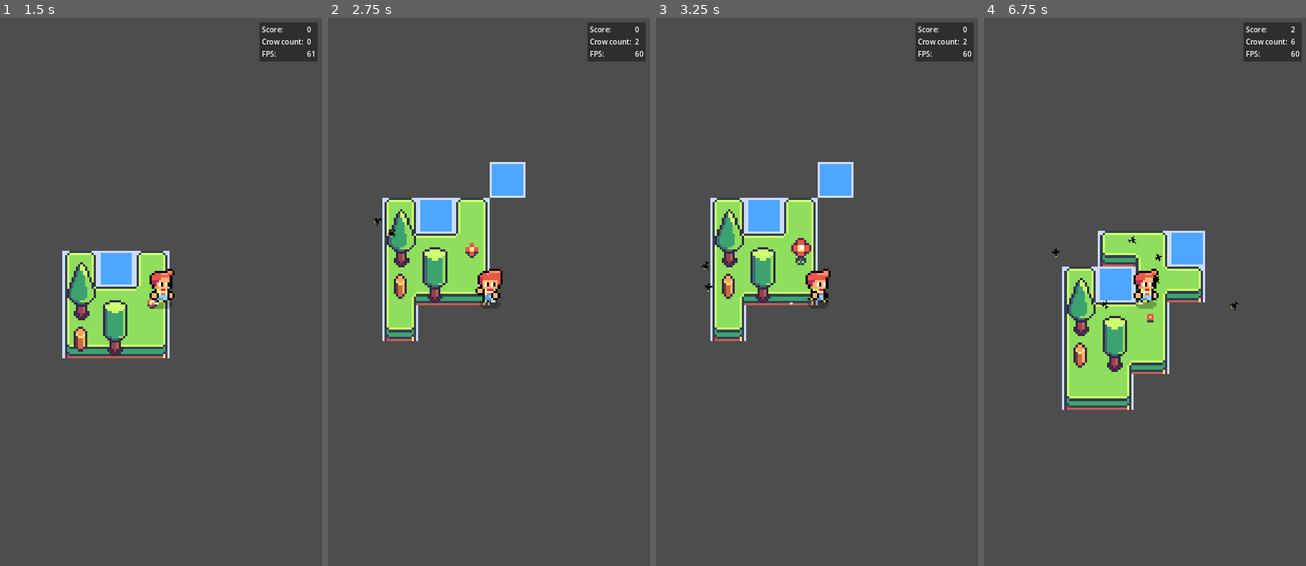
Above: before the commit, frames 1-4 (left to right).
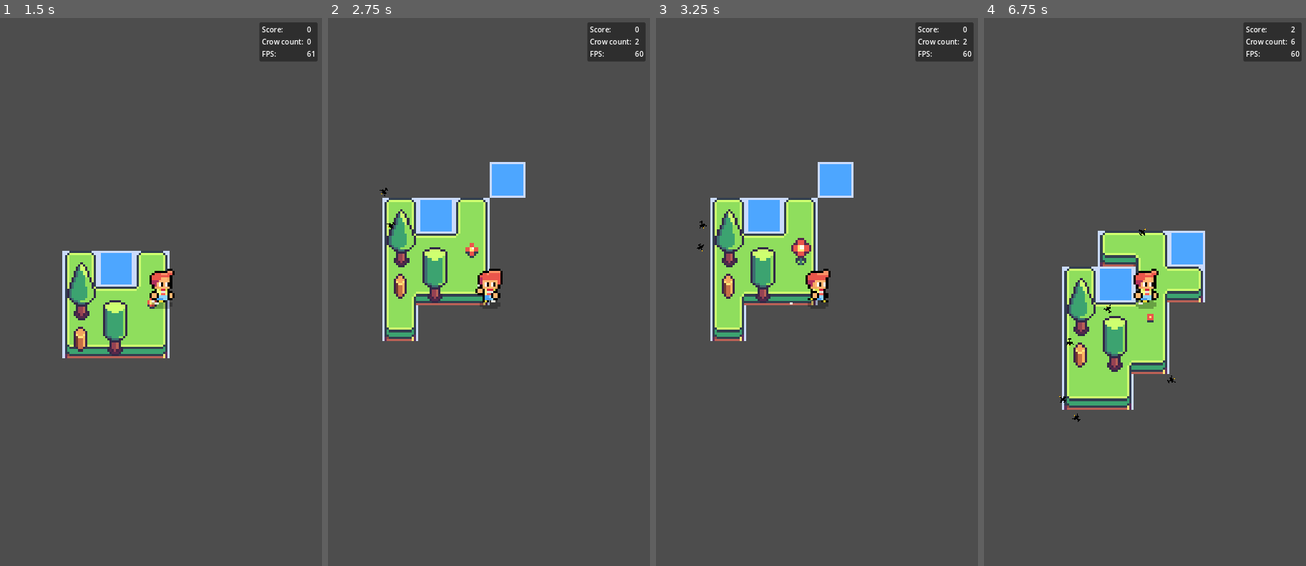
Above: after the commit, the same moments.

Repository: ParagonIX/Project-Scarecrow-2D
Game: Godot game, scene res://scenes/main.tscn
Same seed, same stepped clock (60 frames per second), same inputs: the game is played once before the commit and once after it.
Inputs:
- Up to frame 1 (1.5 s): click "Play" at 0.5 s; hold D (move_right) from 1.28 s (still down)
- Up to frame 2 (2.75 s): tap Space (warp_jump) at 1.52, 2.27 s; release D (move_right) at 2.03 s; hold S (move_down) from 2.03 s (still down)
- Up to frame 3 (3.25 s): release S (move_down) at 2.78 s; hold D (move_right) from 2.78 s (still down)
- Up to frame 4 (6.75 s): release D (move_right) at 3.53 s; hold W (move_up) 3.53-4.28 s; tap Space (warp_jump) at 3.77, 4.52, 5.27 s; hold A (move_left) 4.28-5.78 s; hold S (move_down) 5.78-6.53 s; hold D (move_right) from 6.53 s (still down)

Frame 1 is identical in both runs. In frame 2, less than 0.1% of the frame differs, in the area x 14-22%, y 30-40%; in frame 3, less than 0.1%; in frame 4, 0.2%, in the area x 21-79%, y 38-74%.

Commit message:
test start of transition into compute shaders

Diff:
--- a/project.godot
+++ b/project.godot
@@ -19,6 +19,7 @@
 window/size/viewport_width=720
 window/size/viewport_height=1280
 window/stretch/mode="canvas_items"
+window/stretch/aspect="expand"
 
 [input]
 
--- /dev/null
+++ b/scenes/compute_sgader_test_script.gd
@@ -0,0 +1,57 @@
+extends Node2D
+
+func _ready():
+	# Create a local rendering device.
+	var rd := RenderingServer.create_local_rendering_device()
+
+	# Load GLSL shader
+	var shader_file := load("res://shaders/test_shader.glsl")
+	var shader_spirv: RDShaderSPIRV = shader_file.get_spirv()
+	# init shader program "shader"
+	var shader := rd.shader_create_from_spirv(shader_spirv)
+
+	# Prepare our data. We use floats in the shader, so we need 32 bit.
+	var input := PackedFloat32Array([1, 2, 3, 4, 5, 6, 7, 8, 9, 10])
+	var input_bytes := input.to_byte_array()
+
+	var input1 := PackedFloat32Array([1, 2, 3, 4, 5, 6, 7, 8, 9, 10])
+	var input_bytes1 := input.to_byte_array()
+
+	# Create a storage buffer that can hold our float values.
+	# Each float has 4 bytes (32 bit) so 10 x 4 = 40 bytes
+	var buffer := rd.storage_buffer_create(input_bytes.size(), input_bytes)
+	var buffer1 := rd.storage_buffer_create(input_bytes1.size(), input_bytes1)
+
+	# Create a uniform to assign the buffer to the rendering device
+	var uniform := RDUniform.new()
+	uniform.uniform_type = RenderingDevice.UNIFORM_TYPE_STORAGE_BUFFER
+	uniform.binding = 0 # this needs to match the "binding" in our shader file
+	uniform.add_id(buffer)
+	var uniform1 := RDUniform.new()
+	uniform1.uniform_type = RenderingDevice.UNIFORM_TYPE_STORAGE_BUFFER
+	uniform1.binding = 1 # this needs to match the "binding" in our shader file
+	uniform1.add_id(buffer1)
+
+	var uniform_set := rd.uniform_set_create([uniform, uniform1], shader, 0) # the last parameter (the 0) needs to match the "set" in our shader file
+
+	# Create a compute pipeline
+	var pipeline := rd.compute_pipeline_create(shader)
+	var compute_list := rd.compute_list_begin()
+	rd.compute_list_bind_compute_pipeline(compute_list, pipeline)
+	rd.compute_list_bind_uniform_set(compute_list, uniform_set, 0)
+	rd.compute_list_dispatch(compute_list, 5, 1, 1)
+	rd.compute_list_end()
+
+	# Submit to GPU and wait for sync
+	rd.submit()
+	rd.sync()
+
+	# Read back the data from the buffer
+	var output_bytes := rd.buffer_get_data(buffer)
+	var output := output_bytes.to_float32_array()
+	var output_bytes1 := rd.buffer_get_data(buffer1)
+	var output1 := output_bytes.to_float32_array()
+	print("Input: ", input)
+	print("Output: ", output)
+	print("Input: ", input1)
+	print("Output: ", output1)
--- /dev/null
+++ b/scenes/compute_shader_test.tscn
@@ -0,0 +1,8 @@
+[gd_scene load_steps=2 format=3 uid="uid://bn566vob5bsw7"]
+
+[ext_resource type="Script" path="res://scenes/compute_sgader_test_script.gd" id="1_8sewl"]
+
+[node name="compute_shader_test" type="Node2D"]
+
+[node name="Node2D" type="Node2D" parent="."]
+script = ExtResource("1_8sewl")
--- a/scenes/game.tscn
+++ b/scenes/game.tscn
@@ -3524,14 +3524,15 @@
 
 [node name="FlockManager" type="Node2D" parent="."]
 script = ExtResource("6_cn48h")
-crow_spawn_time = 1
-wander_reset_time = 2.0
-max_crow_speed = 50.0
+crow_spawn_time = 3
+wander_reset_time = 3.0
+max_crow_speed = 35.0
 max_crow_count = 100.0
+tree_vision_range = 32.0
 cohesion_weight = 2.0
 alignment_weight = 3.0
-separation_weight = 2.0
-bounds_weight = 10.0
+separation_weight = 3.0
+bounds_weight = 5.0
 wander_weight = 2.0
 
 [node name="CrowSpawnTimer" type="Timer" parent="FlockManager"]
--- a/sripts/crow.gd
+++ b/sripts/crow.gd
@@ -11,8 +11,8 @@
 @onready var tile_map: TileMap = $"../../TileMap"
 @onready var neigbour_radius = $NeigbourRadius
 @onready var wander_timer : Timer = $WanderTimer
+
 @onready var wander_line = $WanderLine
-@onready var crow_sprite = $CrowSprite
 @onready var cohesion_line = $CohesionLine
 @onready var alignment_line = $AlignmentLine
 @onready var separation_line = $SeparationLine
@@ -23,6 +23,7 @@
 var separation_weight: float
 var bounds_weight: float
 var wander_weight: float
+var tree_vision_range: float
 var wander_velocity: Vector2
 var visible_flock: Array = []
 
@@ -38,6 +39,7 @@
 	separation_weight = flock_manager.separation_weight
 	bounds_weight = flock_manager.bounds_weight
 	wander_timer.wait_time = flock_manager.wander_reset_time
+	tree_vision_range = flock_manager.tree_vision_range
 	velocity = Vector2(randf_range(-1, 1), randf_range(-1, 1)).normalized() * max_crow_speed
 	animation_player.play("crow_flying")
 
@@ -61,6 +63,7 @@
 	flock()
 	stay_in_bounds()
 	wander()
+	avoid_trees()
 	if velocity.length() > max_crow_speed:
 		velocity = velocity.normalized() * max_crow_speed
 	move_and_slide()
@@ -115,17 +118,20 @@
 	var bottom_edge = tile_map.map_to_local(level_bounds.position + level_bounds.size).y
 	var margin = BOUNDS_RADIUS
 
-	if global_position.x < left_edge - margin or global_position.x > right_edge + margin:
-		velocity.x = -velocity.x
-		wander_velocity = get_random_velocity(wander_weight)
-		wander_timer.stop()
-		wander_timer.start()
+	if global_position.x < left_edge - margin:
+		velocity.x += 1 * bounds_weight
+		#wander_velocity = get_random_velocity(wander_weight)
+		#wander_timer.stop()
+		#wander_timer.start()
 
-	if global_position.y < top_edge - margin or global_position.y > bottom_edge + margin:
-		velocity.y = -velocity.y
-		wander_velocity = get_random_velocity(wander_weight)
-		wander_timer.stop()
-		wander_timer.start()
+	elif global_position.x > right_edge + margin:
+		velocity.x -= 1 * bounds_weight
+
+	if global_position.y < top_edge - margin:
+		velocity.y += 1 * bounds_weight
+
+	elif global_position.y > bottom_edge + margin:
+		velocity.y -= 1 * bounds_weight
 
 	# Limit the boid's speed
 	if velocity.length() > max_crow_speed:
@@ -153,3 +159,20 @@
 
 func get_random_velocity(weight):
 	return Vector2(randf_range(-1, 1), randf_range(-1, 1)) * weight
+
+
+func avoid_trees():
+	var tree_top_positions: Array[Vector2i] = []
+	for tile in tile_map.level:
+		if tile.tile_type == tile_map.tile_types.TREE:
+			tree_top_positions.append(Vector2i(tile.position.x, tile.position.y - 1))
+
+	var visible_tree_tops : Array[Vector2i] = []
+	for tree_top in tree_top_positions:
+		if global_position.distance_to(tile_map.map_to_local(tree_top)) < tree_vision_range and tree_top not in visible_tree_tops:
+			visible_tree_tops.append(tree_top)
+
+	for tree_top_location in visible_tree_tops:
+		var direction_from_tree : Vector2 = global_position - tile_map.map_to_local(tree_top_location)
+		var tree_repulsion : Vector2 = direction_from_tree.normalized() / (direction_from_tree.length() + 0.01) * 20
+		velocity += tree_repulsion
--- a/sripts/flock_manager.gd
+++ b/sripts/flock_manager.gd
@@ -11,6 +11,7 @@
 @export_group('Crow Parameters')
 @export var max_crow_speed: float
 @export var max_crow_count: float
+@export var tree_vision_range: float
 @export_group('')
 
 @export_group('Behavior Weights')
Not shown, added: New Text Document.txt
Not shown, added: shaders/test_shader.glsl
Not shown, added: shaders/test_shader.glsl.import
